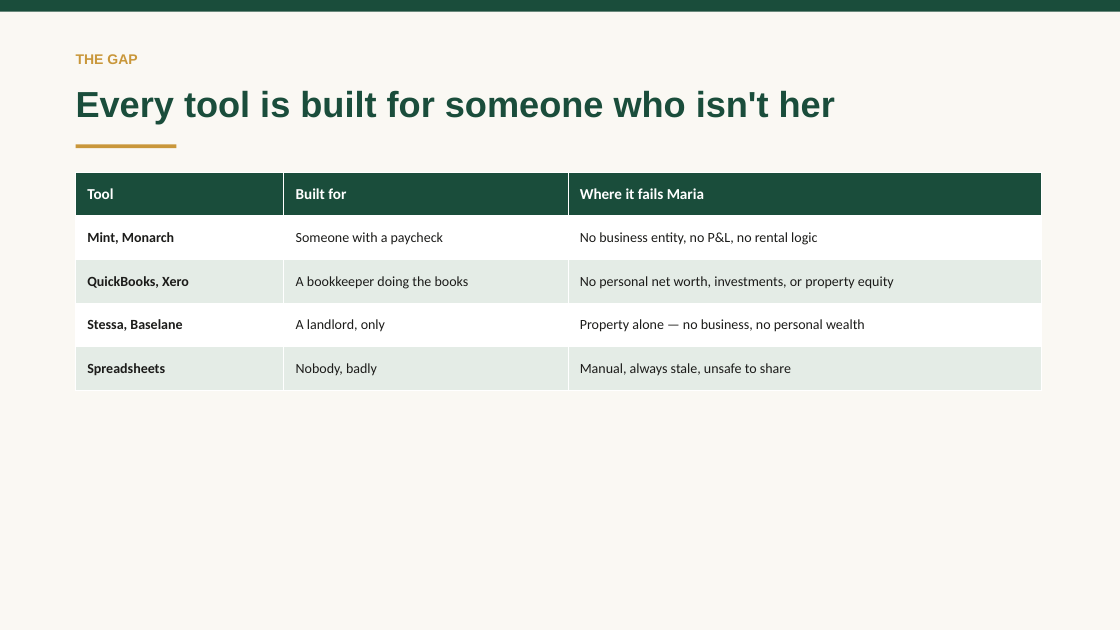
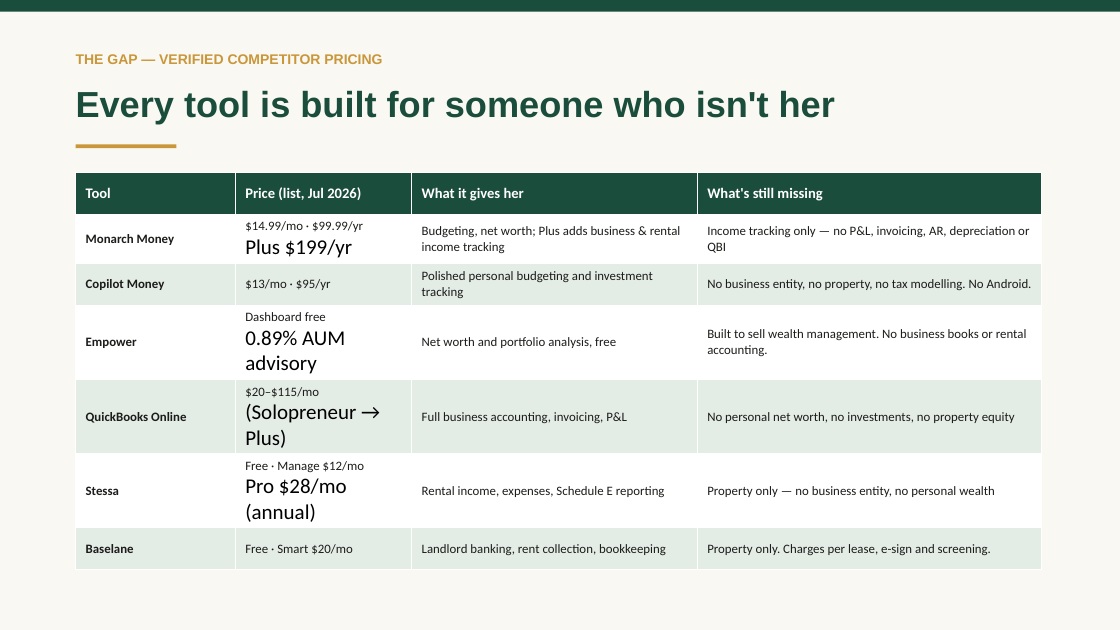
Before and after one commit to vadlapatlasuresh/my-wealth-management, a slide deck: slide 7 of DOCUMENTATION/TerraVest-Showcase-Deck.pptx (slide 5 before the commit). Drawn at 1120x630 pixels with LibreOffice and Linux fonts; fonts in the diff are those of the drawing. Boxes give left, top, right and bottom in pixels: in the first picture for what was removed or moved away, otherwise in the second. Text is boxed around its words. In the diff, an @@ line names an element or a change of style, - is before the commit and + after.

```diff
--- a/DOCUMENTATION/TerraVest-Showcase-Deck.pptx
+++ b/DOCUMENTATION/TerraVest-Showcase-Deck.pptx
@@ text at [76, 54, 382, 64]: text changed @@
-THE GAP
+THE GAP — VERIFIED COMPETITOR PRICING
@@ table at [76, 172, 1042, 559] @@
-Tool | Built for | Where it fails Maria
-Mint, Monarch | Someone with a paycheck | No business entity, no P&L, no rental logic
-QuickBooks, Xero | A bookkeeper doing the books | No personal net worth, investments, or property equity
-Stessa, Baselane | A landlord, only | Property alone — no business, no personal wealth
-Spreadsheets | Nobody, badly | Manual, always stale, unsafe to share
+Tool | Price (list, Jul 2026) | What it gives her | What's still missing
+Monarch Money | $14.99/mo · $99.99/yr / Plus $199/yr | Budgeting, net worth; Plus adds business & rental income tracking | Income tracking only — no P&L, invoicing, AR, depreciation or QBI
+Copilot Money | $13/mo · $95/yr | Polished personal budgeting and investment tracking | No business entity, no property, no tax modelling. No Android.
+Empower | Dashboard free / 0.89% AUM advisory | Net worth and portfolio analysis, free | Built to sell wealth management. No business books or rental accounting.
+QuickBooks Online | $20–$115/mo / (Solopreneur → Plus) | Full business accounting, invoicing, P&L | No personal net worth, no investments, no property equity
+Stessa | Free · Manage $12/mo / Pro $28/mo (annual) | Rental income, expenses, Schedule E reporting | Property only — no business entity, no personal wealth
+Baselane | Free · Smart $20/mo | Landlord banking, rent collection, bookkeeping | Property only. Charges per lease, e-sign and screening.
```
Also in this commit, not shown: 11 other slides changed, 7 slides added, 18 other files.
